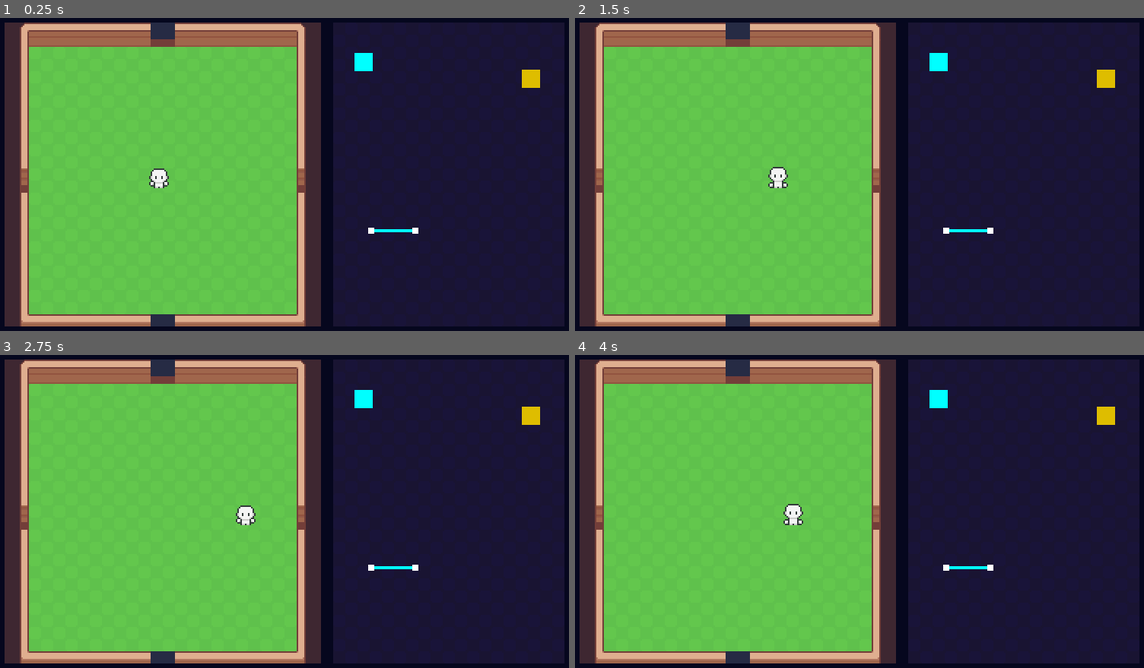
Above: before the commit, frames 1-4 (two rows, left to right).
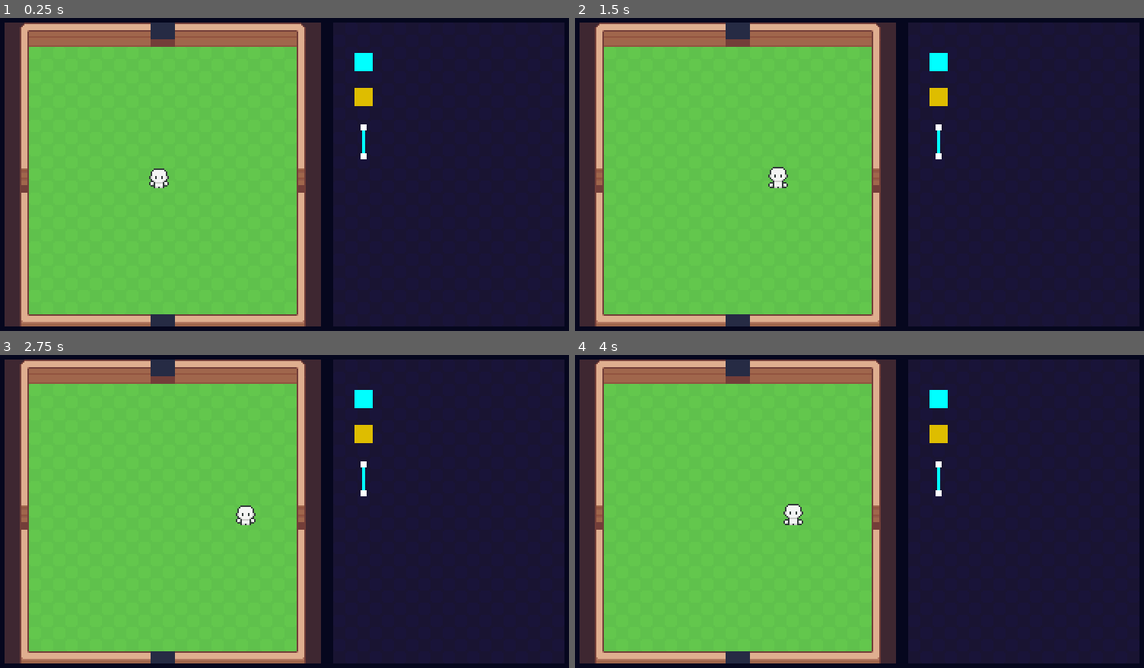
Above: after the commit, the same moments.

Repository: MichaelHayesMC/Term_3_Godot_LastCognition
Game: Godot game, scene res://scenes/game.tscn
Same seed, same stepped clock (60 frames per second), same inputs: the game is played once before the commit and once after it.
Inputs (mouse positions are in pixels of both pictures, inside the frame that each line leads up to):
- Up to frame 1 (0.25 s): no input
- Up to frame 2 (1.5 s): move the mouse to (990, 158) at 0.52 s; hold D (move_right) 0.53-1.25 s; click (990, 158) at 0.67 s; drag from (740, 190) to (740, 33) at 1.27 s
- Up to frame 3 (2.75 s): move the mouse to (341, 439) at 2.02 s; hold D (move_right) from 2.03 s (still down)
- Up to frame 4 (4 s): release D (move_right) at 2.75 s; drag from (831, 577) to (1104, 414) at 2.77 s; move the mouse to (1035, 561) at 3.52 s; hold A (move_left) from 3.53 s (still down)

The runs differ from the first frame. In frame 1, 0.6% of the frame differs, in the area x 62-95%, y 16-69%; in frame 2, 0.6%; in frame 3, 0.6%; in frame 4, 0.6%.

Commit message:
Moving wire sprites

Diff:
--- a/scenes/game.tscn
+++ b/scenes/game.tscn
@@ -286,10 +286,10 @@
 shape = SubResource("RectangleShape2D_u5sy4")
 
 [node name="Power_Source2" parent="." instance=ExtResource("5_iywne")]
-offset_left = 348.0
-offset_top = 39.0
-offset_right = 360.0
-offset_bottom = 51.0
+offset_left = 238.0
+offset_top = 51.0
+offset_right = 250.0
+offset_bottom = 63.0
 color = Color(0.87005, 0.742597, 0, 1)
 
 [node name="Power_Source4" parent="." instance=ExtResource("5_iywne")]
@@ -307,13 +307,13 @@
 script = ExtResource("6_p57ef")
 
 [node name="Wire_Node2" parent="Node7" instance=ExtResource("7_gee14")]
-offset_left = 276.0
-offset_top = 143.0
-offset_right = 280.0
-offset_bottom = 147.0
+offset_left = 242.0
+offset_top = 94.0
+offset_right = 246.0
+offset_bottom = 98.0
 
 [node name="Wire_Node" parent="Node7" instance=ExtResource("7_gee14")]
-offset_left = 247.0
-offset_top = 143.0
-offset_right = 251.0
-offset_bottom = 147.0
+offset_left = 242.0
+offset_top = 75.0
+offset_right = 246.0
+offset_bottom = 79.0
